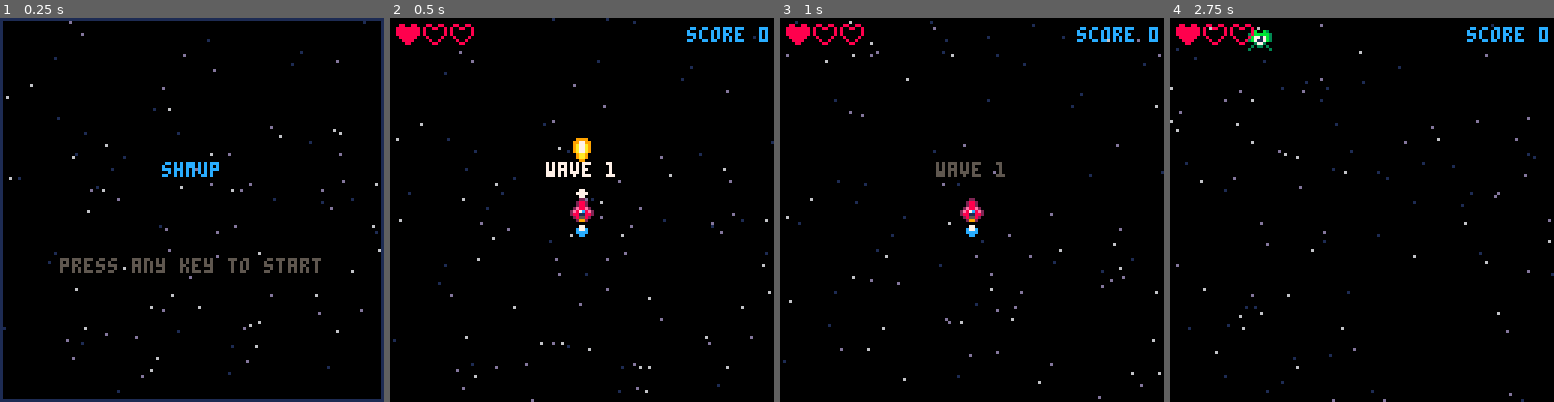
Above: before the commit, frames 1-4 (left to right).
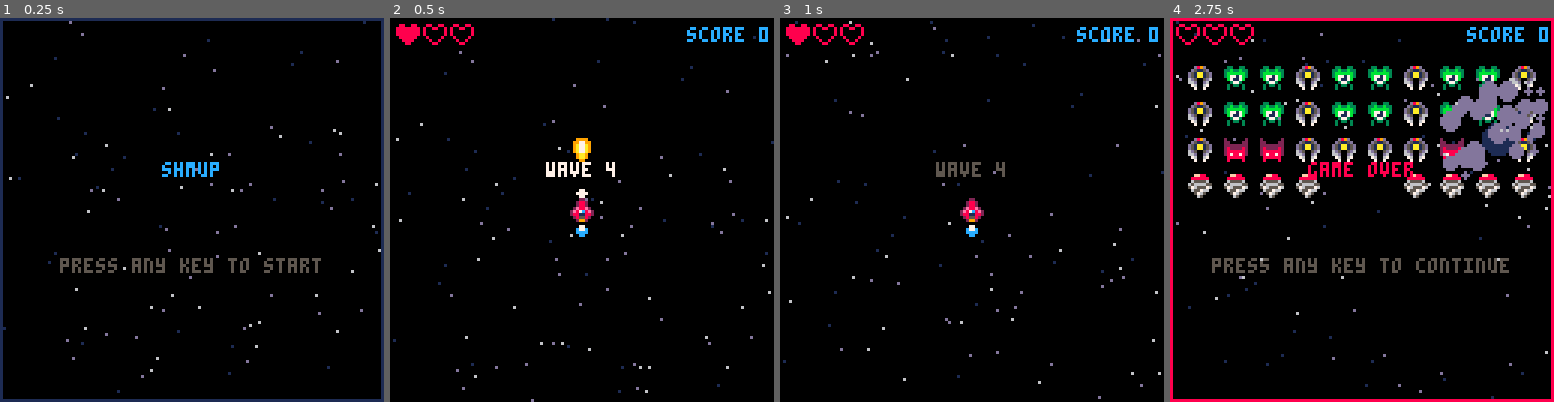
Above: after the commit, the same moments.

Repository: salty-max/shmup
Game: PICO-8 cartridge shmup.p8
Same seed, same stepped clock (60 frames per second), same inputs: the game is played once before the commit and once after it.
Inputs:
- Up to frame 1 (0.25 s): no input
- Up to frame 2 (0.5 s): tap X (X key) at 0.33 s
- Up to frame 3 (1 s): tap O (Z key) at 0.7 s
- Up to frame 4 (2.75 s): tap X (X key) at 1.07, 1.85 s; hold Right 1.6-2.1 s; tap O (Z key) at 1.7, 2.1, 2.5 s; hold Up 2.15-2.42 s; hold Right from 2.47 s (still down)

Frame 1 is identical in both runs. In frame 2, less than 0.1% of the frame differs, in the area x 56-59%, y 37-42%; in frame 3, less than 0.1%; in frame 4, 19%, in the area x 0-100%, y 0-100%.

Commit message:
wave enemies placement

Diff:
--- a/shmup.p8
+++ b/shmup.p8
@@ -20,7 +20,7 @@
 
 function start_game()
 	t = 0
-	wave = 0
+	wave = 3
 
 	next_wave()
 
@@ -644,15 +644,40 @@
 
 function spawn_wave()
 	if wave == 1 then
-		spawn_enemy(1)
+		place_enemies({
+			{0,1,1,1,1,1,1,1,1,0},
+			{0,1,1,1,1,1,1,1,1,0},
+			{0,1,1,1,1,1,1,1,1,0},
+			{0,1,1,1,1,1,1,1,1,0}
+		})
 	elseif wave == 2 then
-		spawn_enemy(2)
+		place_enemies({
+			{1,1,2,2,1,1,1,2,2,1},
+			{1,1,2,2,1,1,1,2,2,1},
+			{1,1,2,2,1,1,1,2,2,1},
+			{2,2,2,2,2,2,2,2,2,2}
+		})
 	elseif wave == 3 then
-		spawn_enemy(3)
+		place_enemies({
+			{3,3,1,1,1,1,1,1,3,3},
+			{3,3,0,0,1,1,0,0,3,3},
+			{3,3,0,0,2,2,0,0,3,3},
+			{3,3,2,2,2,2,2,2,3,3}
+		})
 	elseif wave == 4 then
-		spawn_enemy(4)
+		place_enemies({
+			{3,1,1,3,1,1,3,1,1,3},
+			{3,1,1,3,1,1,3,1,1,3},
+			{3,2,2,3,3,3,3,2,2,3},
+			{4,4,4,4,0,0,4,4,4,4}
+		})
 	elseif wave == 5 then
-		spawn_enemy(5)
+		place_enemies({
+			{0,0,0,0,0,0,0,0,0,0},
+			{0,0,0,0,5,0,0,0,0,0},
+			{0,0,0,0,0,0,0,0,0,0},
+			{0,0,0,0,0,0,0,0,0,0}
+		})
 	end
 end
 
@@ -674,10 +699,10 @@
 	end
 end
 
-function spawn_enemy(etype)
-	local e = create_entity(flr(rnd(112)), -8)
+function spawn_enemy(etype, ex, ey)
+	local e = create_entity(ex, ey)
 	e.flash = 0
-	e.spd = 1
+	e.spd = 0
 	e.type = etype
 	e.frame = 1
 
@@ -718,6 +743,16 @@
 	add(enemies, e)
 end
 
+function place_enemies(wave_list)
+	for y = 1, 4 do
+		for x = 1, 10 do
+			if wave_list[y][x] != 0 then
+				spawn_enemy(wave_list[y][x], x * 12 - 6, 4 + y * 12)
+			end
+		end
+	end
+end
+
 __gfx__
 00000000000220000002200000022000000000000000000000000000000000000000000000000000000000000000000000000000088008800880088000000000
 000000000028820000288200002882000000000000077000000770000007700000c77c0000077000000000000000000000000000800880088888888800000000
